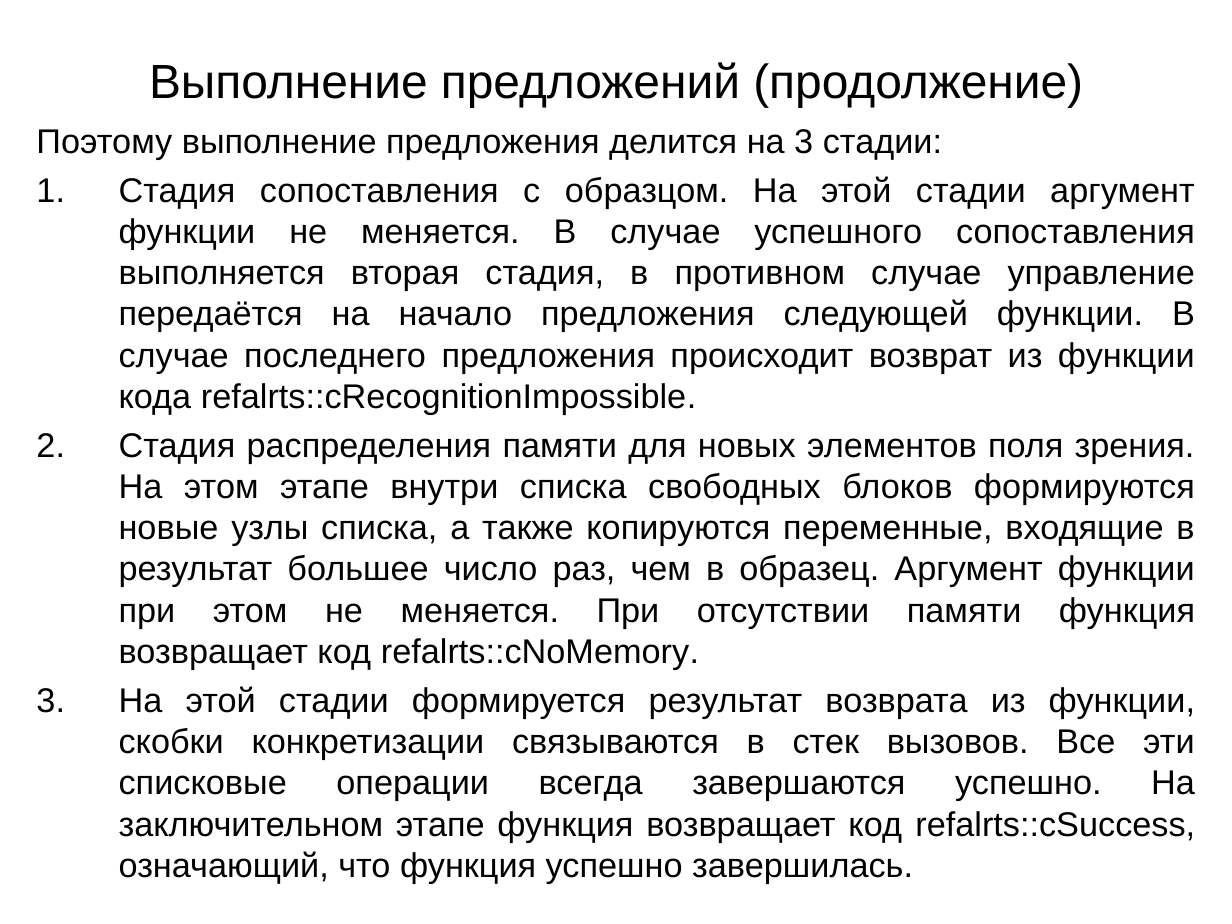
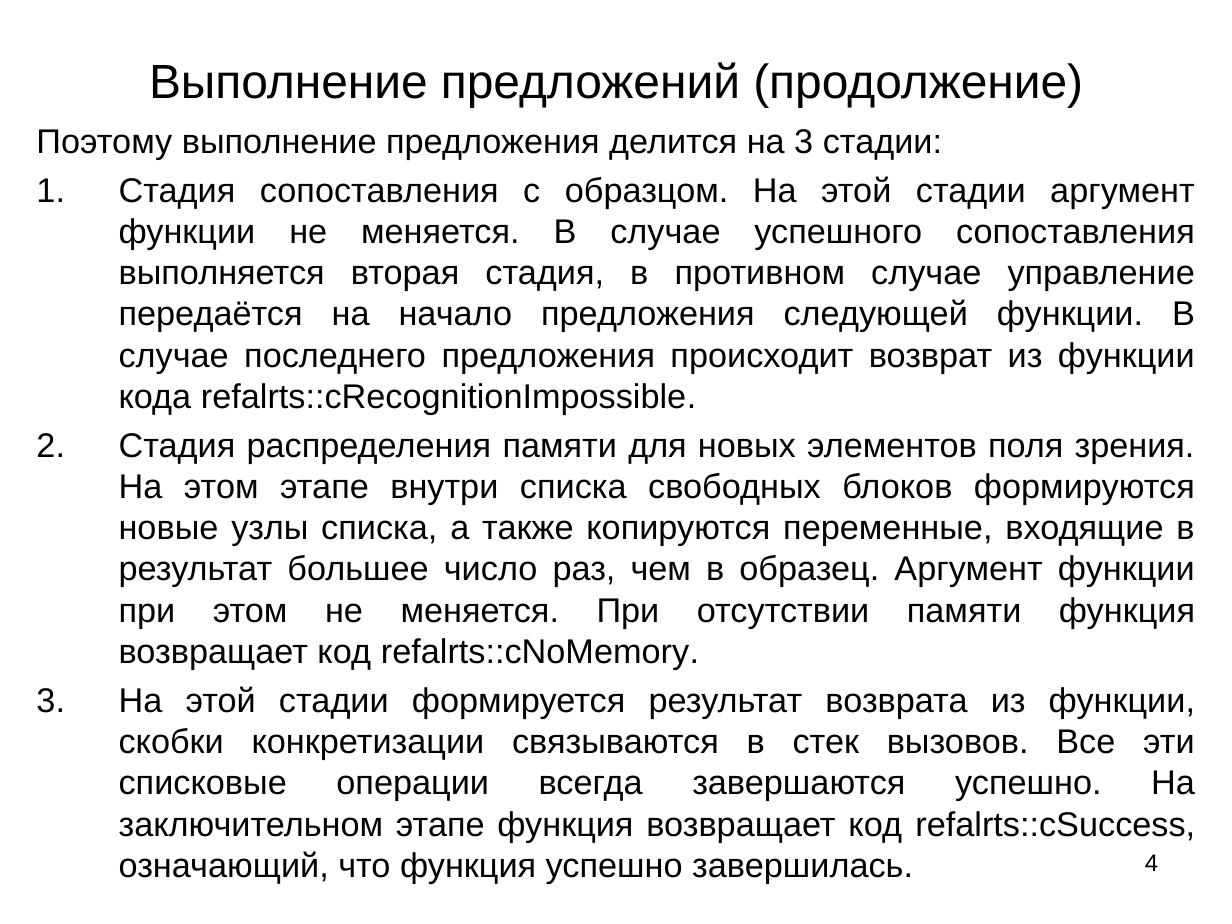
Before and after one commit to Mazdaywik/Refal-05, a slide deck: slide 4 of doc/Компилятор Простого Рефала.ppt (slide 9 before the commit). Drawn at 1232x924 pixels with LibreOffice and Linux fonts; fonts in the diff are those of the drawing. Boxes give left, top, right and bottom in pixels: in the first picture for what was removed or moved away, otherwise in the second. Text is boxed around its words. In the diff, an @@ line names an element or a change of style, - is before the commit and + after.

```diff
--- a/doc/Компилятор Простого Рефала.ppt
+++ b/doc/Компилятор Простого Рефала.ppt
@@ page number added at [1145, 854, 1158, 871], 14 pt, text #000000 @@
+4
```
Also in this commit, not shown: 9 other slides changed, 9 slides added, 6 other files.
